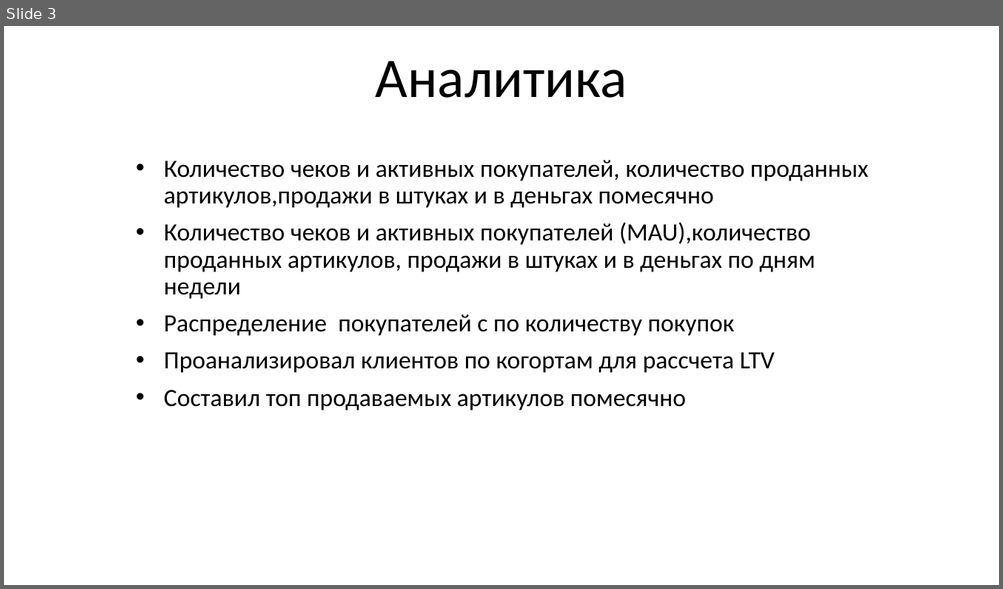
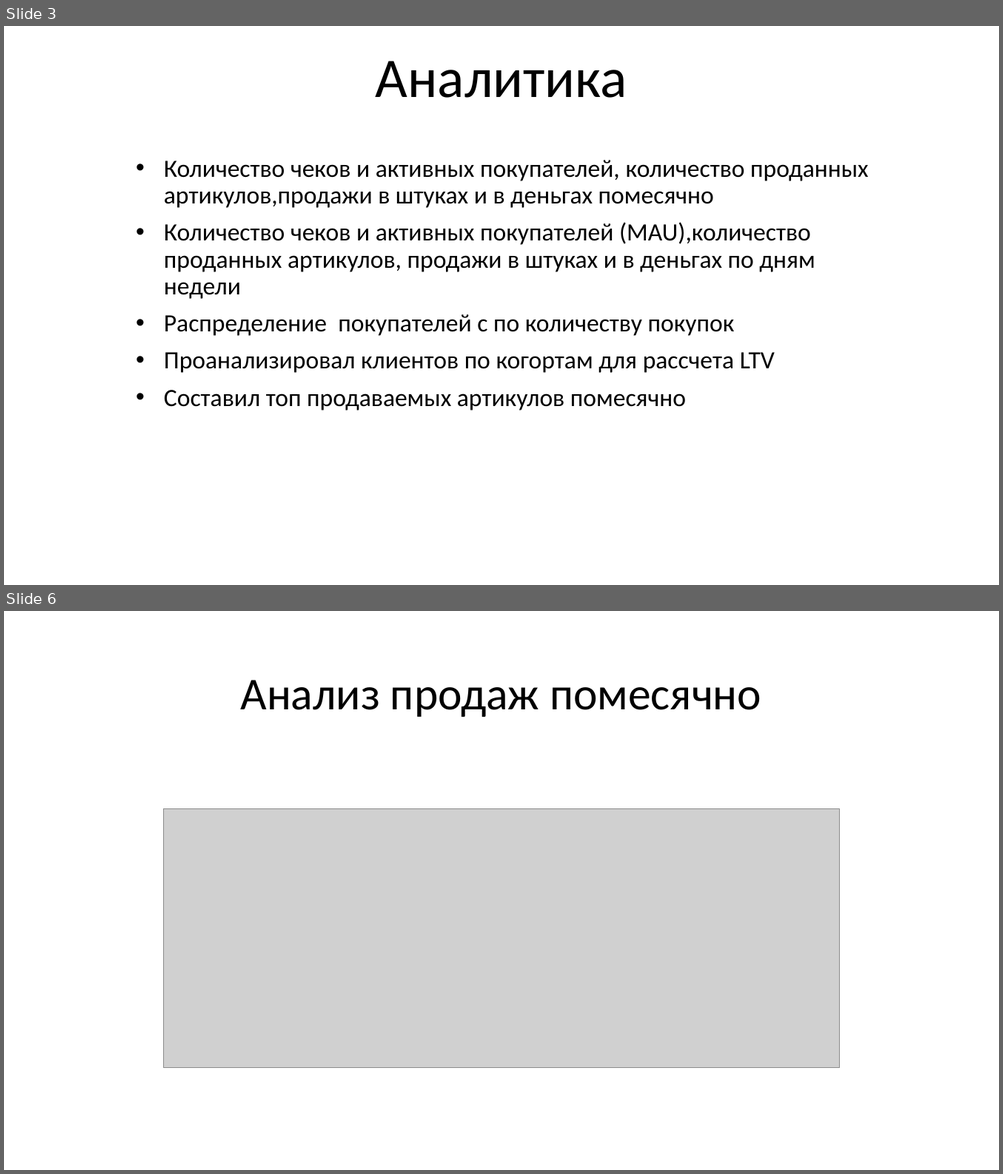
Before and after one commit to dsemen/netology, a slide deck: Презентация.pptx. Shown one above the other, each under a label of ours: slide 3 before the commit, slides 3 and 6 after it; the slides between them are not shown. The pictures are 1003x589 and 1003x1174 pixels, drawn with LibreOffice and Linux fonts; fonts in the diff are those of the drawing; grey boxes stand for pictures. Boxes give left, top, right and bottom in pixels: in the first picture for what was removed or moved away, otherwise in the second. Text is boxed around its words. In the diff, an @@ line names an element or a change of style, - is before the commit and + after.

```diff
--- a/Презентация.pptx
+++ b/Презентация.pptx
@@ slide 6 added at (4,611,999,1170), background #FFFFFF @@
@@ title added at (240,680,761,717), 44 pt, text #000000 @@
+Анализ продаж помесячно
@@ picture added at (164,809,839,1068) @@
```
Also in this commit, not shown: 1 slide changed, 3 other slides added, 4 slides removed.
